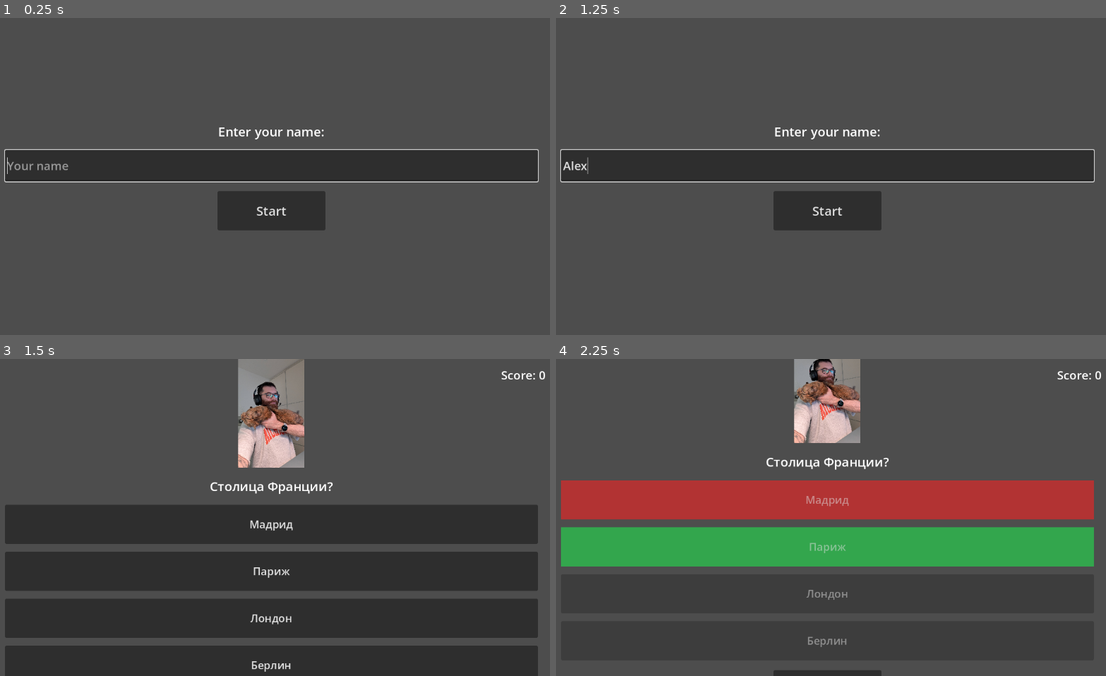
Above: before the commit, frames 1-4 (two rows, left to right).
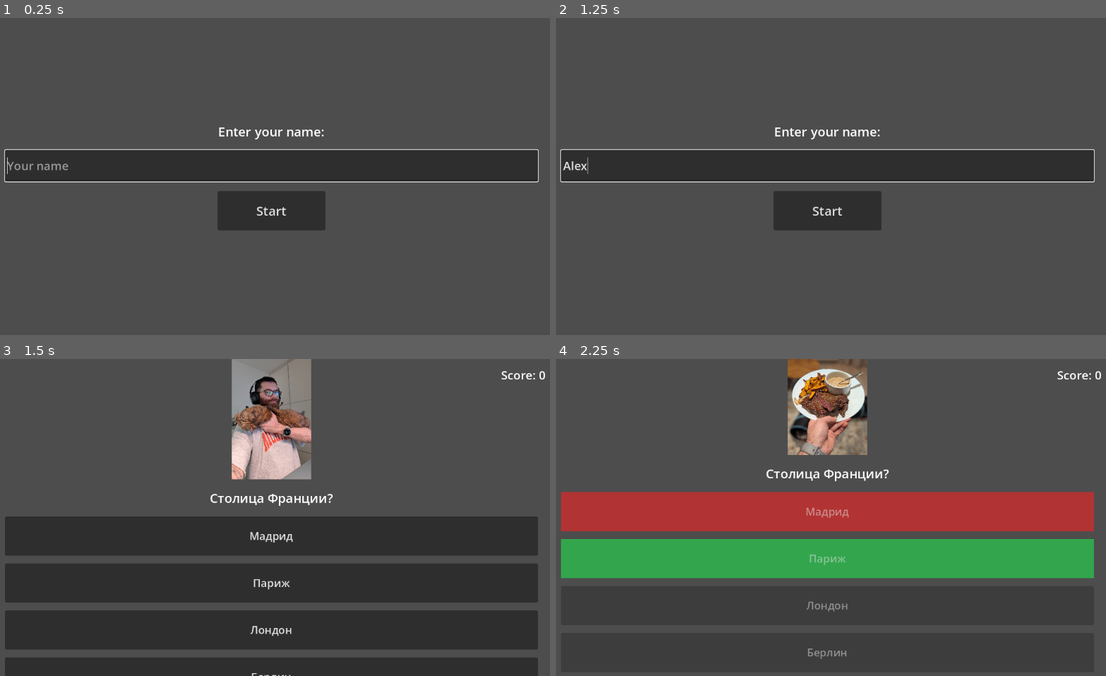
Above: after the commit, the same moments.

Repository: maxarvan/GameAsPresent
Game: Godot game, scene res://scenes/main.tscn
Two runs of this game, one before a commit and one after it. Both use one fixed random seed, a clock stepped at 60 frames per second and the inputs below.
Inputs (mouse positions are in pixels of both pictures, inside the frame that each line leads up to):
- Up to frame 1 (0.25 s): no input
- Up to frame 2 (1.25 s): click (825, 166) at 0.52 s; type "Alex" at 0.6 s
- Up to frame 3 (1.5 s): click "Start" at 1.25 s
- Up to frame 4 (2.25 s): click "Мадрид" at 2 s

Frames 1-2 are identical in both runs. In frame 3, 21% of the frame differs, in the area x 0-98%, y 0-100%; in frame 4, 19%.

Commit message:
Copy all data/ files to the build output, not just hardcoded names
Both the local export script and the GitHub Actions workflow only
copied quiz.json and photo.jpg by name, so adding data/photo2.jpg
(referenced as an answer_photo) silently 404'd. They now copy every
file in data/ except .gdignore.

Also add data/photo2.jpg as a real second photo, scale the photo box
20% taller (240 -> 288), and set answer_photo on the first two
questions to demo it.

Diff:
--- a/data/quiz.json
+++ b/data/quiz.json
@@ -2,73 +2,17 @@
   "questions": [
     {
       "photo": "photo.jpg",
-      "answer_photo": "photo.jpg",
+      "answer_photo": "photo2.jpg",
       "question": "Столица Франции?",
       "answers": ["Париж", "Лондон", "Берлин", "Мадрид"],
       "correct_answer": "Париж"
     },
     {
       "photo": "photo.jpg",
-      "answer_photo": "",
+      "answer_photo": "photo2.jpg",
       "question": "Сколько дней в високосном году?",
       "answers": ["366", "365", "360", "364"],
       "correct_answer": "366"
-    },
-    {
-      "photo": "photo.jpg",
-      "answer_photo": "",
-      "question": "Самая большая планета Солнечной системы?",
-      "answers": ["Юпитер", "Сатурн", "Земля", "Марс"],
-      "correct_answer": "Юпитер"
-    },
-    {
-      "photo": "photo.jpg",
-      "answer_photo": "",
-      "question": "Кто написал \"Войну и мир\"?",
-      "answers": ["Лев Толстой", "Фёдор Достоевский", "Антон Чехов", "Иван Тургенев"],
-      "correct_answer": "Лев Толстой"
-    },
-    {
-      "photo": "photo.jpg",
-      "answer_photo": "",
-      "question": "Сколько континентов на Земле?",
-      "answers": ["7", "5", "6", "8"],
-      "correct_answer": "7"
-    },
-    {
-      "photo": "photo.jpg",
-      "answer_photo": "",
-      "question": "Химический символ золота?",
-      "answers": ["Au", "Ag", "Fe", "Pb"],
-      "correct_answer": "Au"
-    },
-    {
-      "photo": "photo.jpg",
-      "answer_photo": "",
-      "question": "В каком году началась Вторая мировая война?",
-      "answers": ["1939", "1914", "1945", "1941"],
-      "correct_answer": "1939"
-    },
-    {
-      "photo": "photo.jpg",
-      "answer_photo": "",
-      "question": "Сколько сторон у шестиугольника?",
-      "answers": ["6", "5", "7", "8"],
-      "correct_answer": "6"
-    },
-    {
-      "photo": "photo.jpg",
-      "answer_photo": "",
-      "question": "Какое животное самое быстрое на суше?",
-      "answers": ["Гепард", "Лев", "Лошадь", "Антилопа"],
-      "correct_answer": "Гепард"
-    },
-    {
-      "photo": "photo.jpg",
-      "answer_photo": "",
-      "question": "Столица Японии?",
-      "answers": ["Токио", "Осака", "Киото", "Йокогама"],
-      "correct_answer": "Токио"
     }
   ]
 }
--- a/scenes/main.tscn
+++ b/scenes/main.tscn
@@ -66,7 +66,7 @@
 
 [node name="PhotoRect" type="TextureRect" parent="Content/VBoxContainer"]
 visible = false
-custom_minimum_size = Vector2(0, 240)
+custom_minimum_size = Vector2(0, 288)
 layout_mode = 2
 size_flags_horizontal = 3
 expand_mode = 1
Binary file added: data/photo2.jpg
Not shown, changed: .github/workflows/deploy-pages.yml
Not shown, changed: tools/export-web.ps1
